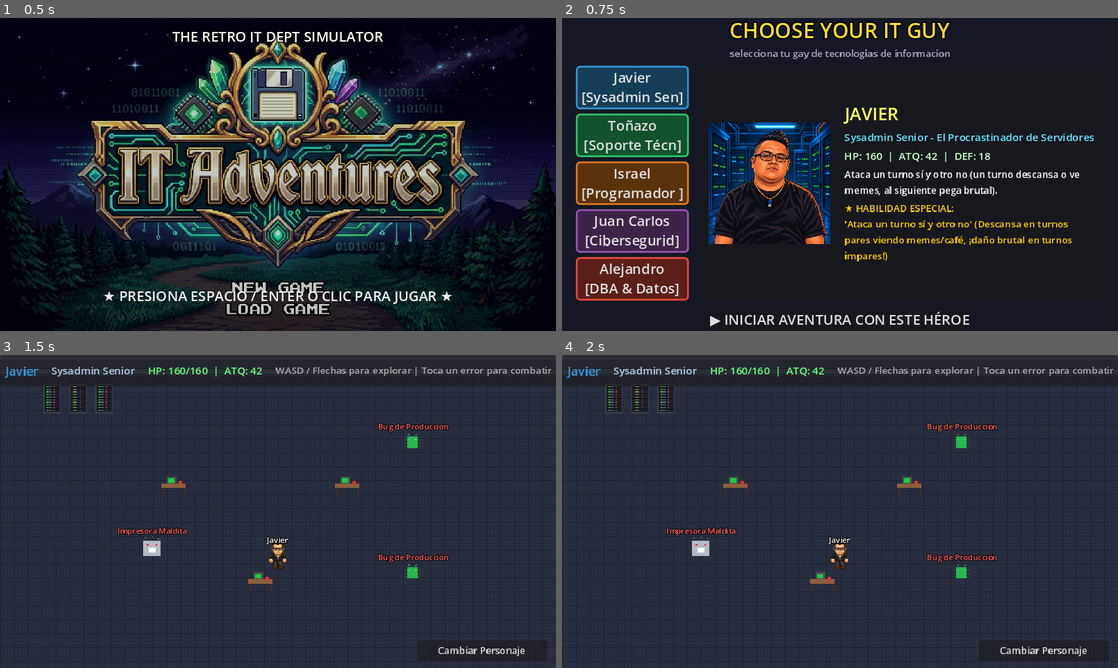
Above: before the commit, frames 1-4 (two rows, left to right).
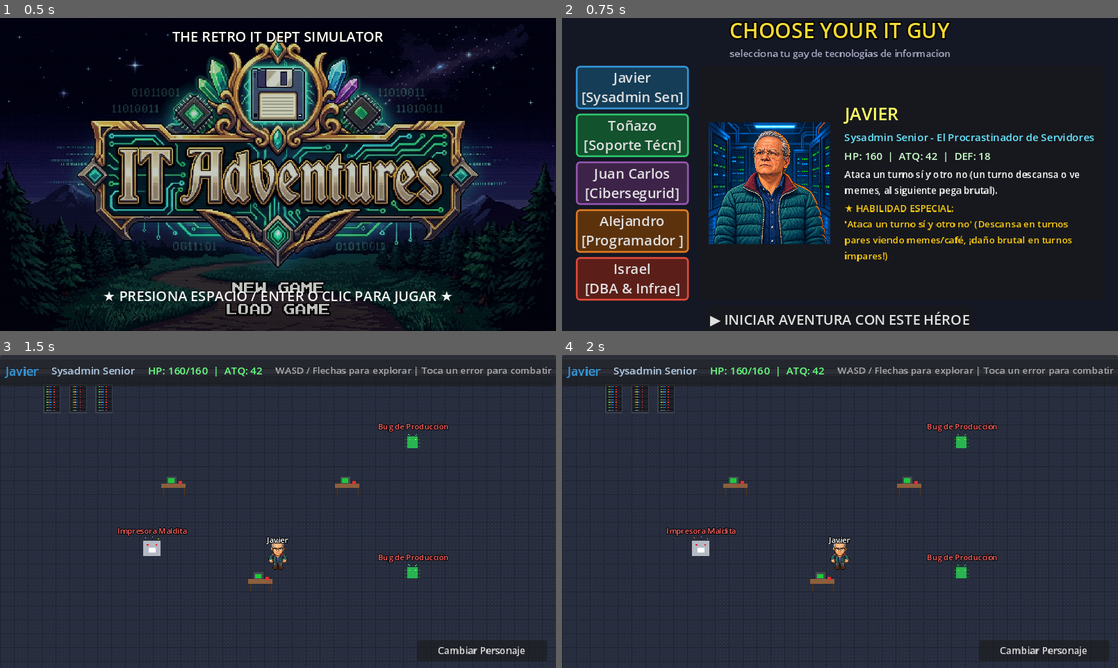
Above: after the commit, the same moments.

Repository: nevalova/it-adventures
Game: Godot game, scene res://scenes/title_screen.tscn
Same seed, same stepped clock (60 frames per second), same inputs: the game is played once before the commit and once after it.
Inputs (mouse positions are in pixels of both pictures, inside the frame that each line leads up to):
- Up to frame 1 (0.5 s): no input
- Up to frame 2 (0.75 s): tap Space at 0.5, 0.6 s; move the mouse to (962, 158) at 0.52 s; hold Right (ui_right) from 0.53 s (still down); hold Enter (ui_accept) from 0.53 s (still down); click (962, 158) at 0.67 s
- Up to frame 3 (1.5 s): release Right (ui_right) at 1.25 s; release Enter (ui_accept) at 1.25 s; click "▶ INICIAR AVENTURA CON ESTE H…" at 1.25 s
- Up to frame 4 (2 s): no input

Frame 1 is identical in both runs. In frame 2, 10% of the frame differs, in the area x 2-49%, y 33-89%; in frame 3, 0.1%; in frame 4, 0.1%.

Commit message:
Update exact character identity mapping verified by user

Diff:
--- a/scripts/character_select.gd
+++ b/scripts/character_select.gd
@@ -11,7 +11,7 @@
 @onready var mechanic_label = $MainContainer/ContentBox/PreviewPanel/MarginContainer/HBoxDetails/VBoxInfo/MechanicLabel
 @onready var select_button = $MainContainer/BottomBox/SelectButton
 
-var character_keys = ["javier", "tonazo", "israel", "juan_carlos", "alejandro"]
+var character_keys = ["javier", "tonazo", "juan_carlos", "alejandro", "israel"]
 var current_selected_id = "javier"
 
 func _ready():
--- a/scripts/game_manager.gd
+++ b/scripts/game_manager.gd
@@ -22,43 +22,27 @@
 	"tonazo": {
 		"name": "Toñazo",
 		"role": "Soporte Técnico Nivel 1",
-		"title": "Pregunta: '¿Ya lo reinició?'",
-		"description": "El salvador de usuarios despistados. Puede parchar cables y curar al equipo.",
+		"title": "El del Collar USB",
+		"description": "Lleva la memoria USB booteable en el cuello. Parchea cables y revive cualquier PC.",
 		"max_hp": 125,
 		"hp": 125,
-		"atk": 22,
-		"def": 14,
+		"atk": 25,
+		"def": 15,
 		"color": Color("#2ecc71"), # Verde
 		"special_mechanic": "healer",
-		"special_move_name": "Parche con Cinta y Cable UTP",
+		"special_move_name": "USB Booteable con Linux Milagroso",
 		"avatar_symbol": "[T]",
 		"portrait_path": "res://assets/characters/tonazo_portrait.png",
 		"spritesheet_path": "res://assets/characters/tonazo_spritesheet.png"
 	},
-	"israel": {
-		"name": "Israel",
-		"role": "Programador Fullstack",
-		"title": "Commit Directo a Main",
-		"description": "Consume litros de café. Lanza código espagueti con alto daño crítico.",
-		"max_hp": 115,
-		"hp": 115,
-		"atk": 36,
-		"def": 12,
-		"color": Color("#e67e22"), # Naranja
-		"special_mechanic": "critical_dev",
-		"special_move_name": "Push a Producción en Viernes",
-		"avatar_symbol": "[I]",
-		"portrait_path": "res://assets/characters/israel_portrait.png",
-		"spritesheet_path": "res://assets/characters/israel_spritesheet.png"
-	},
 	"juan_carlos": {
 		"name": "Juan Carlos",
 		"role": "Ciberseguridad & Redes",
-		"title": "El Firewall Viviente",
-		"description": "Excelente defensa, bloquea malware y satura al enemigo con DDoS.",
+		"title": "El Arquitecto de Redes",
+		"description": "Elegante y metódico. Bloquea malware, configura routers y satura al enemigo con DDoS.",
 		"max_hp": 135,
 		"hp": 135,
-		"atk": 26,
+		"atk": 28,
 		"def": 22,
 		"color": Color("#9b59b6"), # Morado
 		"special_mechanic": "shield_tank",
@@ -69,19 +53,35 @@
 	},
 	"alejandro": {
 		"name": "Alejandro",
-		"role": "DBA & Datos",
-		"title": "El Destructor de Tablas",
-		"description": "Maestro del SQL. Su comando prohibido puede destruir servidores enteros.",
-		"max_hp": 120,
-		"hp": 120,
-		"atk": 38,
-		"def": 13,
+		"role": "Programador Fullstack",
+		"title": "Commit Directo a Main",
+		"description": "Consume litros de café y programa a toda velocidad. Lanza scripts con alto daño crítico.",
+		"max_hp": 115,
+		"hp": 115,
+		"atk": 36,
+		"def": 12,
+		"color": Color("#e67e22"), # Naranja
+		"special_mechanic": "critical_dev",
+		"special_move_name": "Push a Producción en Viernes",
+		"avatar_symbol": "[A]",
+		"portrait_path": "res://assets/characters/alejandro_portrait.png",
+		"spritesheet_path": "res://assets/characters/alejandro_spritesheet.png"
+	},
+	"israel": {
+		"name": "Israel",
+		"role": "DBA & Infraestructura",
+		"title": "El Guardián Veterano",
+		"description": "El sabio de la barba plateada. Maestro del SQL cuyo comando DROP DATABASE causa pánico.",
+		"max_hp": 130,
+		"hp": 130,
+		"atk": 40,
+		"def": 16,
 		"color": Color("#e74c3c"), # Rojo
 		"special_mechanic": "high_damage",
 		"special_move_name": "DROP DATABASE CON ROOT",
-		"avatar_symbol": "[A]",
-		"portrait_path": "res://assets/characters/alejandro_portrait.png",
-		"spritesheet_path": "res://assets/characters/alejandro_spritesheet.png"
+		"avatar_symbol": "[I]",
+		"portrait_path": "res://assets/characters/israel_portrait.png",
+		"spritesheet_path": "res://assets/characters/israel_spritesheet.png"
 	}
 }
 
Binary file changed: assets/characters/alejandro_portrait.png
Binary file changed: assets/characters/alejandro_spritesheet.png
Binary file changed: assets/characters/israel_portrait.png
Binary file changed: assets/characters/israel_spritesheet.png
Binary file changed: assets/characters/javier_portrait.png
Binary file changed: assets/characters/javier_spritesheet.png
Binary file changed: assets/characters/juan_carlos_portrait.png
Binary file changed: assets/characters/juan_carlos_spritesheet.png
Binary file changed: assets/characters/tonazo_portrait.png
Binary file changed: assets/characters/tonazo_spritesheet.png
